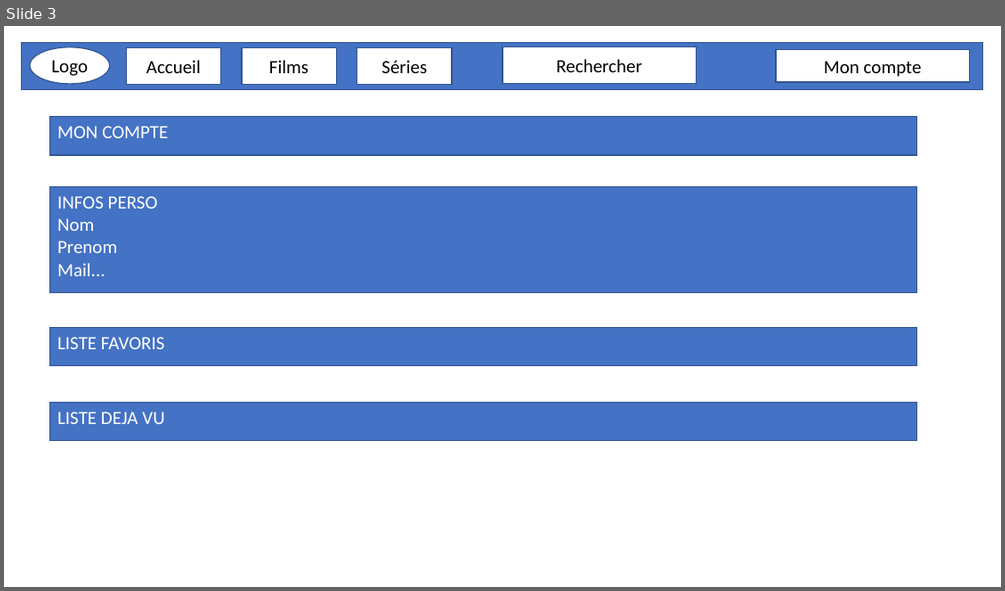
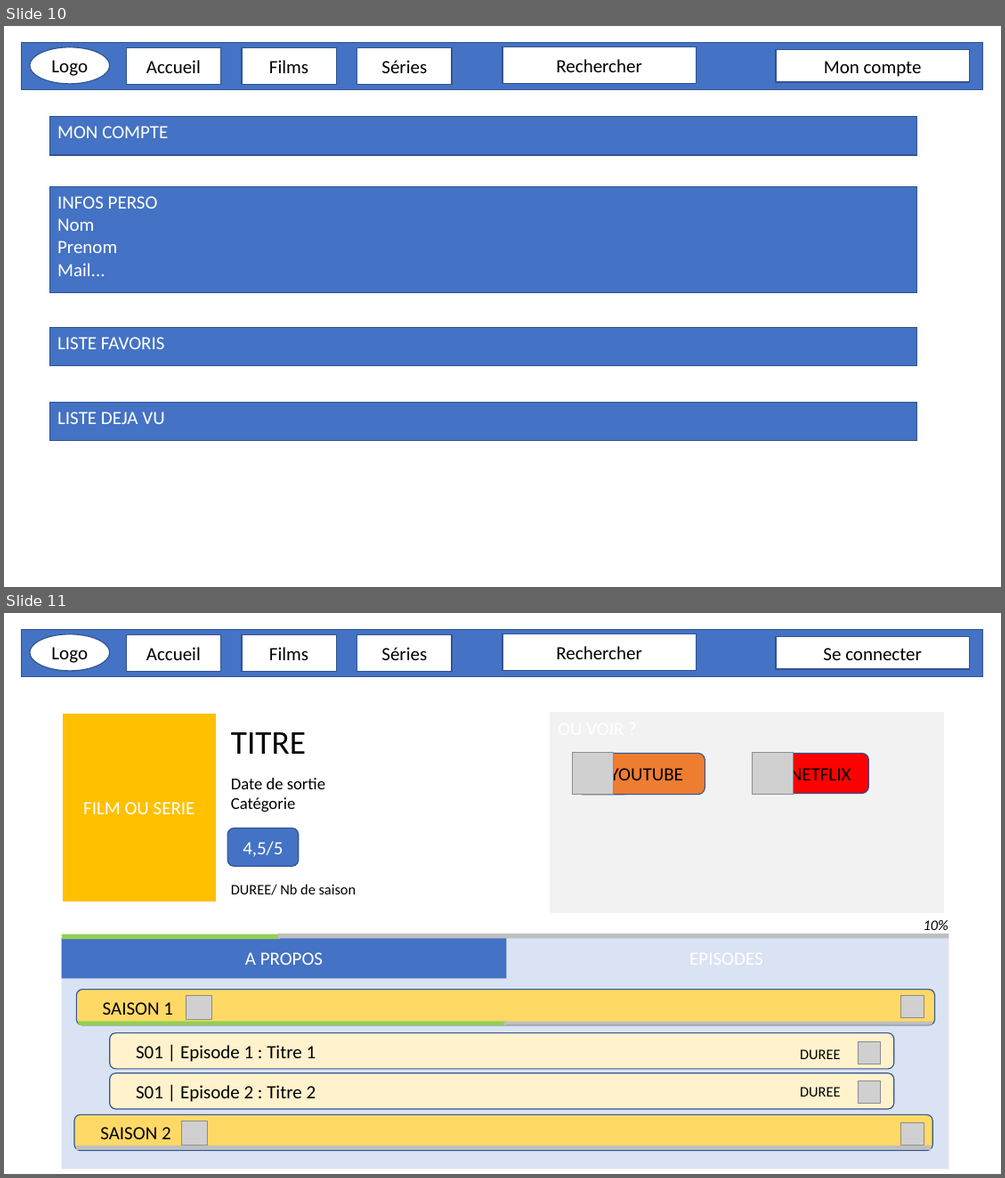
Before and after one commit to MartinBriday/PFF_WatchNow, a slide deck: docs/Projet_Preview.pptx. Shown one above the other, each under a label of ours: slide 3 before the commit, slides 10 and 11 after it. The pictures are 1005x591 and 1005x1178 pixels, drawn with LibreOffice and Linux fonts; fonts in the diff are those of the drawing; grey boxes stand for pictures. Boxes give left, top, right and bottom in pixels: in the first picture for what was removed or moved away, otherwise in the second. Text is boxed around its words. In the diff, an @@ line names an element or a change of style, - is before the commit and + after.

```diff
--- a/docs/Projet_Preview.pptx
+++ b/docs/Projet_Preview.pptx
@@ slide 11 added at bbox=[4, 613, 1001, 1174], background #FFFFFF @@
@@ group added at bbox=[21, 629, 983, 676]: 6 rectangles, 1 ellipse @@
+Rechercher
+Accueil
+Films
+Séries
+Se connecter
+Logo
@@ rectangle added at bbox=[63, 714, 217, 902], fill #FFC000, outline #FFFFFF 1.5 pt, 18 pt, text #FFFFFF @@
+FILM OU SERIE
@@ rectangle added at bbox=[550, 714, 944, 912], fill #F2F2F2, outline #F2F2F2 1.5 pt @@
@@ text added at bbox=[231, 732, 306, 754], 32 pt, text #000000 @@
+TITRE
@@ picture added at bbox=[573, 753, 614, 795] @@
@@ rounded rectangle added at bbox=[575, 753, 704, 794], fill #ED7D31, outline #325491 1 pt, 18 pt, text #000000 @@
+YOUTUBE
@@ picture added at bbox=[752, 752, 793, 794] @@
@@ rounded rectangle added at bbox=[755, 753, 869, 793], fill #FF0000, outline #325491 1 pt, 18 pt, text #000000 @@
+NETFLIX
@@ text added at bbox=[231, 778, 325, 811], 16 pt, text #000000 @@
+Date de sortie
+Catégorie
@@ rounded rectangle added at bbox=[227, 828, 299, 867], fill #4472C4, outline #325491 1 pt, 18 pt, text #FFFFFF @@
+4,5/5
@@ text added at bbox=[231, 884, 356, 895], 14 pt, text #000000 @@
+DUREE/ Nb de saison
@@ text added at bbox=[923, 920, 948, 934], 14 pt, text #000000, italic @@
+10%
@@ rectangle added at bbox=[62, 938, 948, 1168], fill #DAE3F3, outline #F2F2F2 1 pt @@
@@ rectangle added at bbox=[62, 938, 507, 978], fill #4472C4, 18 pt, text #FFFFFF @@
+A PROPOS
@@ rectangle added at bbox=[62, 933, 280, 939], fill #92D050 @@
@@ rectangle added at bbox=[278, 933, 949, 938], fill #BFBFBF @@
@@ rounded rectangle added at bbox=[77, 989, 935, 1025], fill #FFD966, outline #325491 1 pt, 18 pt, text #000000 @@
+SAISON 1
@@ picture added at bbox=[186, 995, 211, 1019] @@
@@ picture added at bbox=[901, 995, 923, 1018] @@
@@ rectangle added at bbox=[78, 1022, 506, 1025], fill #92D050 @@
@@ rounded rectangle added at bbox=[109, 1032, 894, 1069], fill #FFF2CC, outline #325491 1 pt, 18 pt, text #000000 @@
+S01 | Episode 1 : Titre 1
@@ rectangle added at bbox=[503, 1022, 932, 1025], fill #BFBFBF @@
@@ text added at bbox=[800, 1049, 840, 1059], 14 pt, text #000000 @@
+DUREE
@@ picture added at bbox=[858, 1041, 881, 1064] @@
@@ rounded rectangle added at bbox=[109, 1073, 894, 1109], fill #FFF2CC, outline #325491 1 pt, 18 pt, text #000000 @@
+S01 | Episode 2 : Titre 2
@@ text added at bbox=[800, 1086, 840, 1096], 14 pt, text #000000 @@
+DUREE
@@ picture added at bbox=[858, 1080, 881, 1103] @@
@@ rounded rectangle added at bbox=[74, 1115, 933, 1151], fill #FFD966, outline #325491 1 pt, 18 pt, text #000000 @@
+SAISON 2
@@ rectangle added at bbox=[77, 1145, 931, 1150], fill #BFBFBF @@
@@ picture added at bbox=[182, 1121, 208, 1144] @@
@@ picture added at bbox=[901, 1122, 923, 1144] @@
@@ what was slide 3 is now slide 10 @@
```
Also in this commit, not shown: 2 slides changed, 3 other slides added, 1 slide removed.
